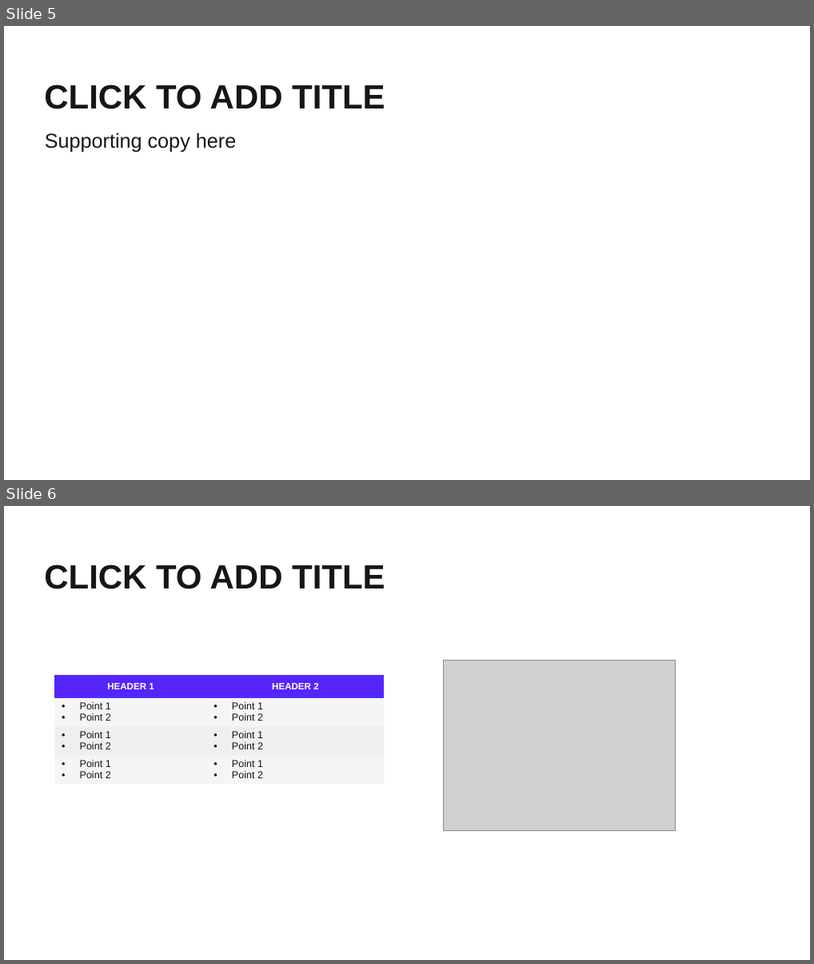
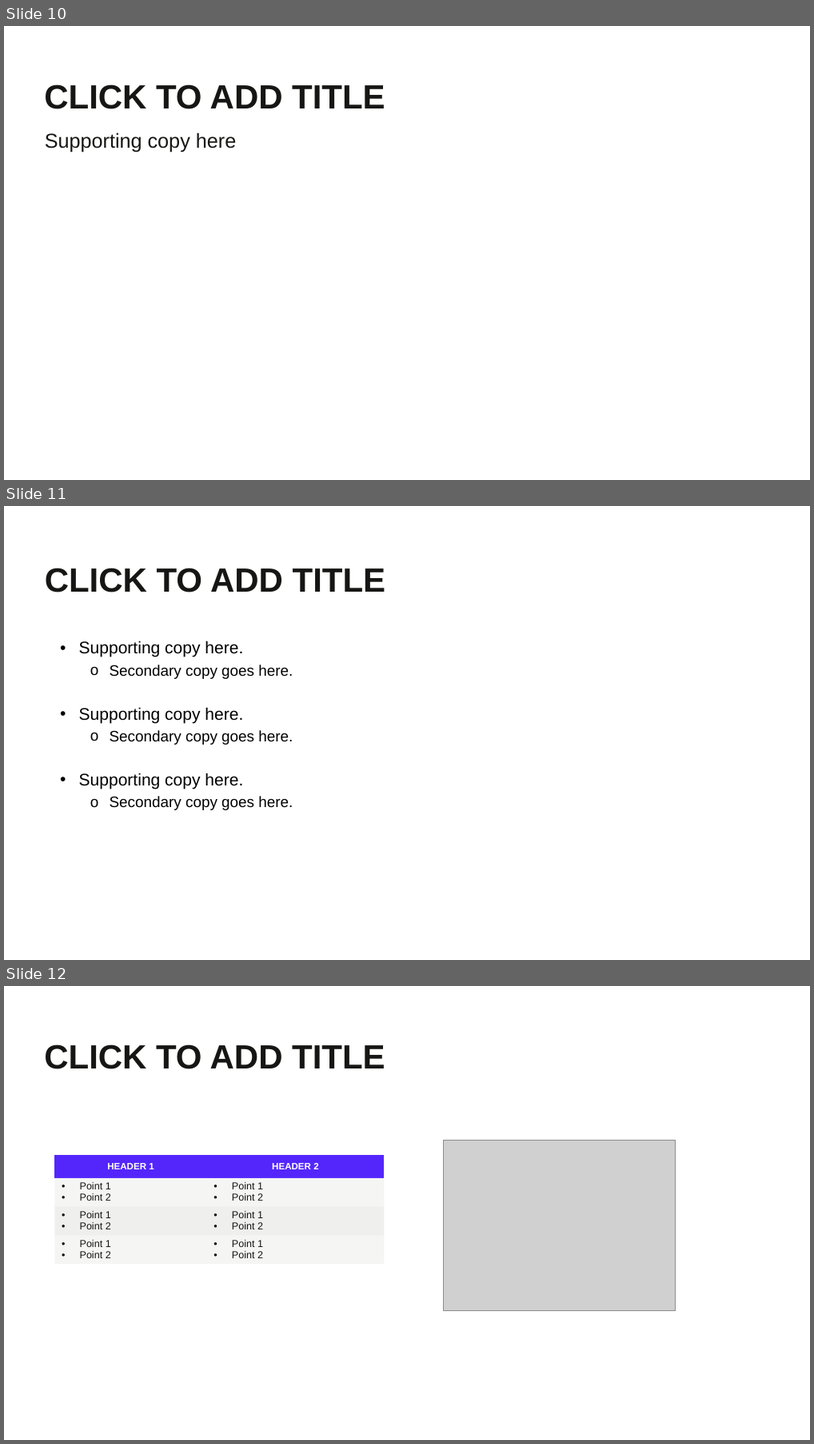
Before and after one commit to BrightcoveLearning/BCL-LearningSamples, a slide deck: PLAYTV2020/matt-boles-video.pptx. Shown one above the other, each under a label of ours: slides 5 and 6 before the commit, slides 10, 11 and 12 after it. The pictures are 814x964 and 814x1444 pixels, drawn with LibreOffice and Linux fonts; fonts in the diff are those of the drawing; grey boxes stand for pictures; background and template pictures are left out. Boxes give left, top, right and bottom in pixels: in the first picture for what was removed or moved away, otherwise in the second. Text is boxed around its words. In the diff, an @@ line names an element or a change of style, - is before the commit and + after.

```diff
--- a/PLAYTV2020/matt-boles-video.pptx
+++ b/PLAYTV2020/matt-boles-video.pptx
@@ slide 11 added at (4, 506, 810, 960), background #FFFFFF @@
@@ text added at (45, 568, 386, 592), 40 pt, text #161614, bold @@
+CLICK TO ADD TITLE
@@ text added at (79, 640, 293, 810), 18 pt, text #000000 @@
+• Supporting copy here.
+  o Secondary copy goes here.
+• Supporting copy here.
+  o Secondary copy goes here.
+• Supporting copy here.
+  o Secondary copy goes here.
@@ what was slide 5 is now slide 10 @@
@@ what was slide 6 is now slide 12 @@
```
Also in this commit, not shown: 1 slide changed, 7 other slides added, 3 slides removed, 1 other file.
